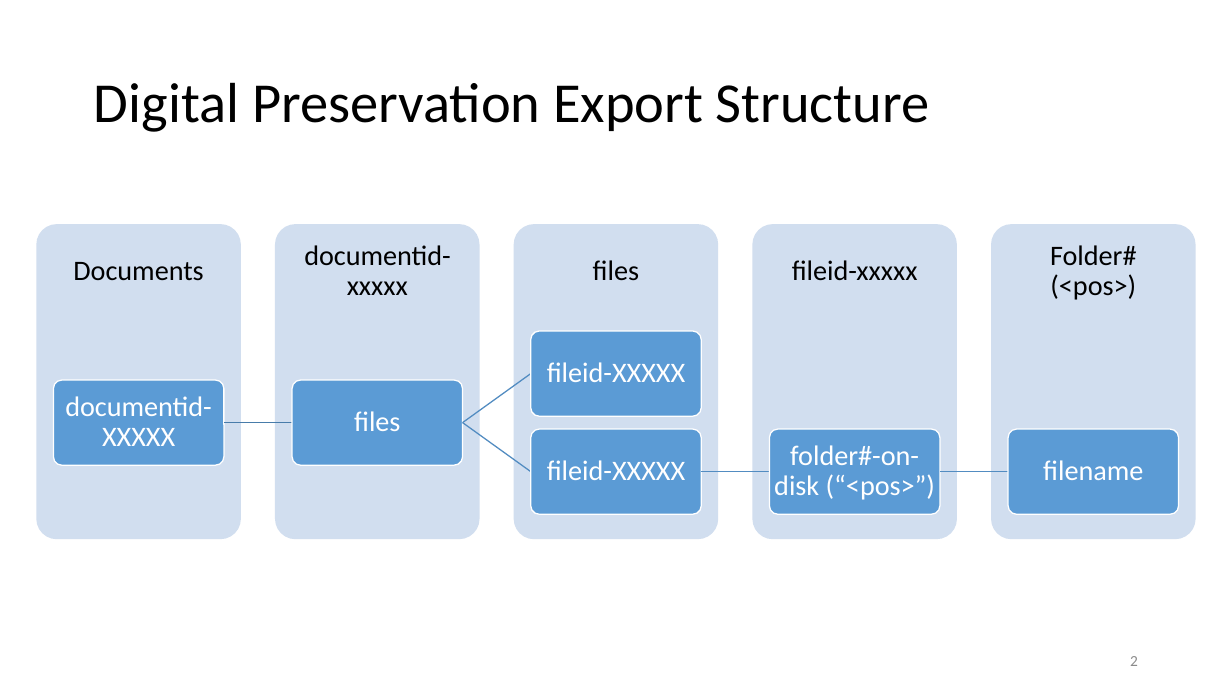
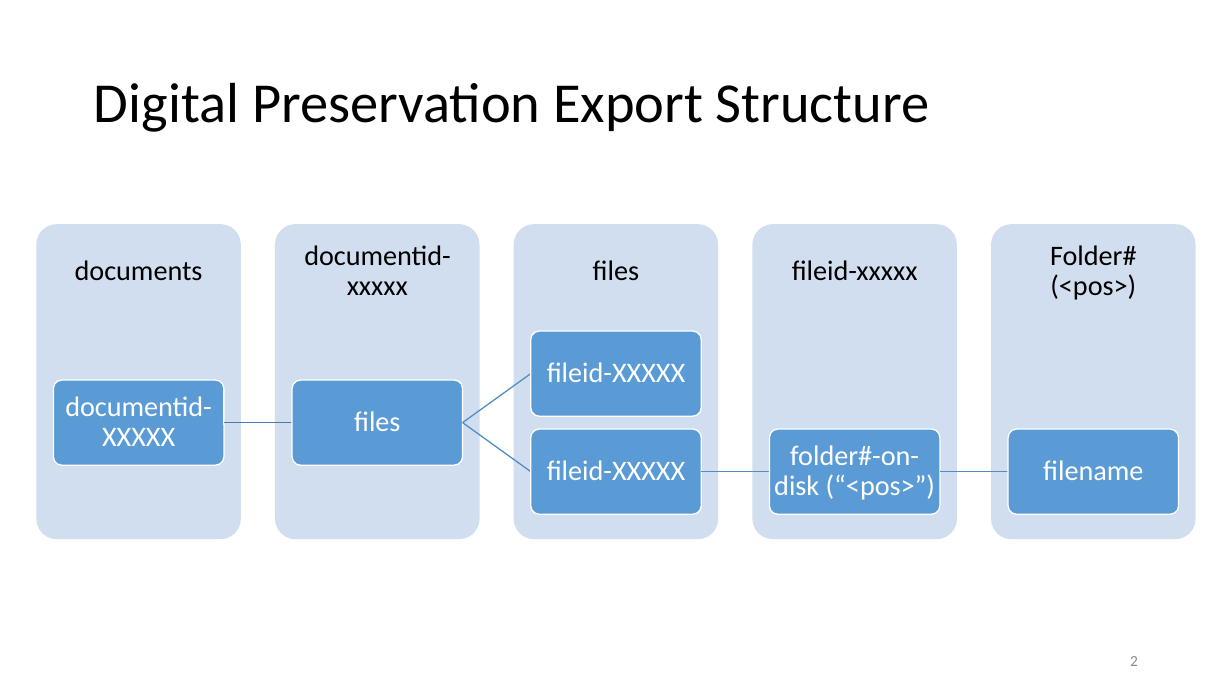
Before and after one commit to eprintsug/EPrintsArchivematica, a slide deck: slide 2 of EPrintsArchivematicaExportStructure-v2.pptx. Drawn at 1232x693 pixels with LibreOffice and Linux fonts; fonts in the diff are those of the drawing. Boxes give left, top, right and bottom in pixels: in the first picture for what was removed or moved away, otherwise in the second. Text is boxed around its words. In the diff, an @@ line names an element or a change of style, - is before the commit and + after.

```diff
--- a/EPrintsArchivematicaExportStructure-v2.pptx
+++ b/EPrintsArchivematicaExportStructure-v2.pptx
@@ text at (x1=75, y1=260, x2=203, y2=281): text changed @@
-Documents
+documents
```
Also in this commit, not shown: 1 other slide changed, 3 other files.
